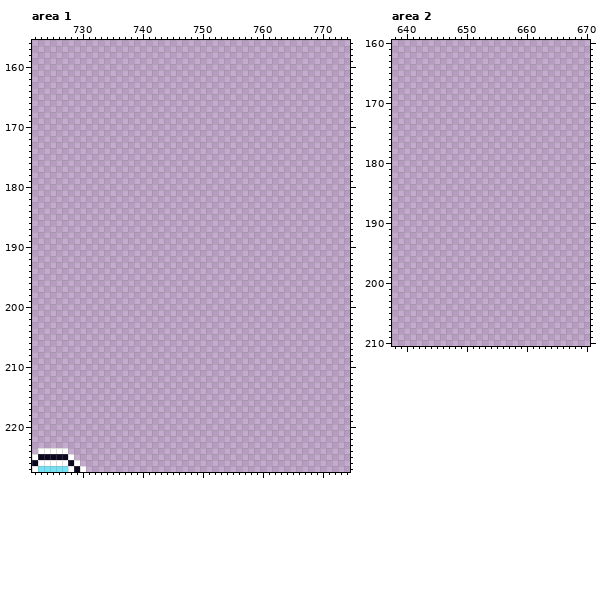
Edited in one commit: pixel-art file (gfx/misc.aseprite). That is the earlier state.
1024x512 pixels, 1 frame. Colours within 5 levels of each other are drawn and written as one. Shown: area 1: x 722..774, y 156..227; area 2: x 638..670, y 160..210. The commit also changed other parts of the picture, which this record leaves out.
New version:
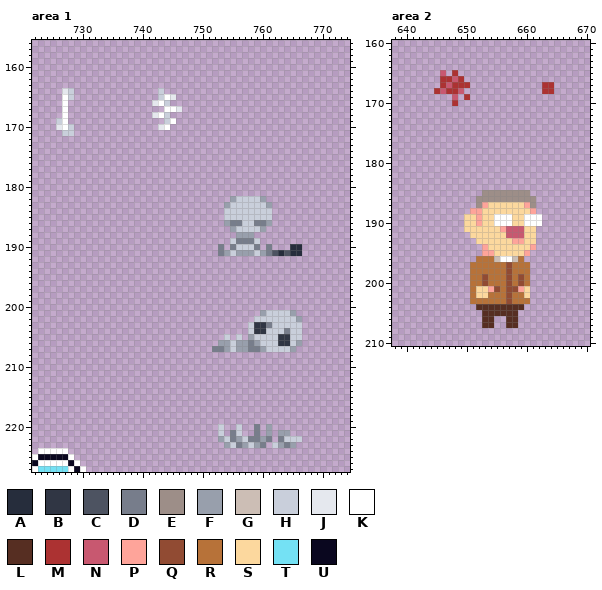
Palette (. is transparent): A #262d3c  B #303644  C #4d5361  D #777d8b  E #9d8e88  F #989fac  G #ccbeb5  H #c9cfdb  J #e5e8ee  K #ffffff  L #562e22  M #ac3232  N #c85870  P #fea49a  Q #914b33  R #b77239  S #fcd89e  T #74e1f4  U #0a071f
Edits made:
Changed rows in their new state; - is an unchanged pixel.
Area 1:
first column x 726:
164 -JH--------------H---
165 -KH--------------HKJ-
166 -K--------------JKH--
167 -K----------------KKJ
168 -K--------------JKH--
169 HK----------------HK-
170 JKH--------------JK--
171 -HH------------------
first column x 753:
182 --FHHHHF------
183 -FHHHHHHF-----
184 -HHHHHHHH-----
185 -HHHHHHHH-----
186 -FDDHHDDF-----
187 --FHHHHF------
188 ---FFF--------
189 --HDDDH-------
190 D-DHHHD-D---AA
191 DFHFFFHFDCACAA
first column x 752:
201 --------FHHHHF-
202 -------HHHHHHHF
203 ------HBBDHHHHH
204 ------HBBHHHDHH
205 --H-H-FHHHHBBHH
206 -FFHFFDFHHHBBHF
207 DDFHFFDDFHHHHF-
first column x 753:
220 H--H--D-F-----
221 H-DH--D-F-FF--
222 FHDFHDDFD-DHHH
223 -FHDFHFD-HFDF-
Area 2:
first column x 645:
165 -N-M----------------
166 -MMNM---------------
167 -MNMMM------------MM
168 MNMMN-------------MM
169 ---N-M--------------
170 ---M----------------
first column x 650:
185 ---EEEEEEEE--
186 --EEEEEEEEEE-
187 --EPSSSSSSPE-
188 -PPSSSSSSSSP-
189 SSPSSKKKSSKKK
190 SSPSSKKKSSKKK
191 SSSSSSPNNNSS-
192 -SSSSSSNNNSS-
193 --SSSSSSPPSS-
194 ---PSSSSSSSP-
195 ---PPSSSSSP--
196 --RRRGKKGR---
197 -RRRRRRQRRR--
198 -RRRRRRQRRR--
199 -RRQRRRQRQR--
200 -RRQRRRQRQR--
201 -RSSPQRQQPS--
202 -RSSRRRQRRS--
203 -RRRRRRQRRR--
204 --LLLLLLLL---
205 ---LLLLLL----
206 ---LL--LL----
207 ---LL--LL----
Pixel boxes of the changes (left, top, right, bottom) in both pictures:
added: (56, 88, 74, 136)
added: (152, 88, 182, 130)
added: (218, 196, 302, 256)
added: (212, 310, 302, 352)
added: (218, 424, 302, 448)
added: (434, 70, 470, 106)
added: (542, 82, 554, 94)
added: (464, 190, 542, 328)
